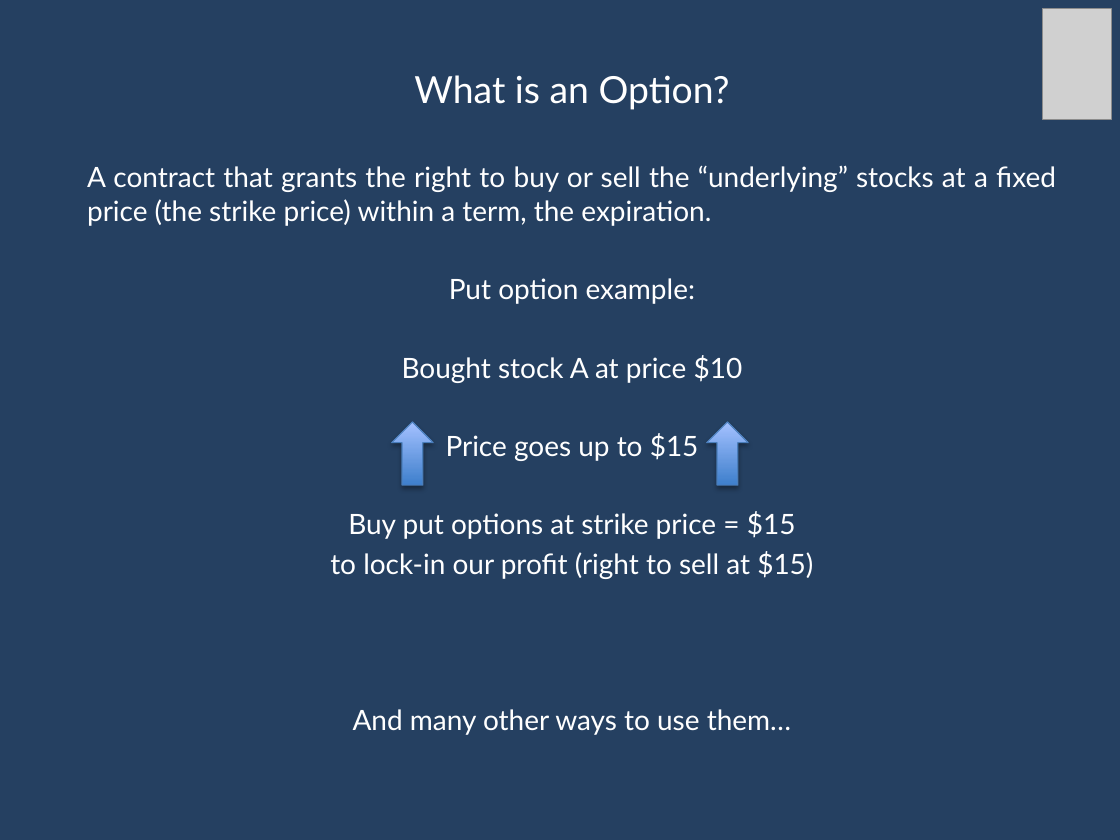
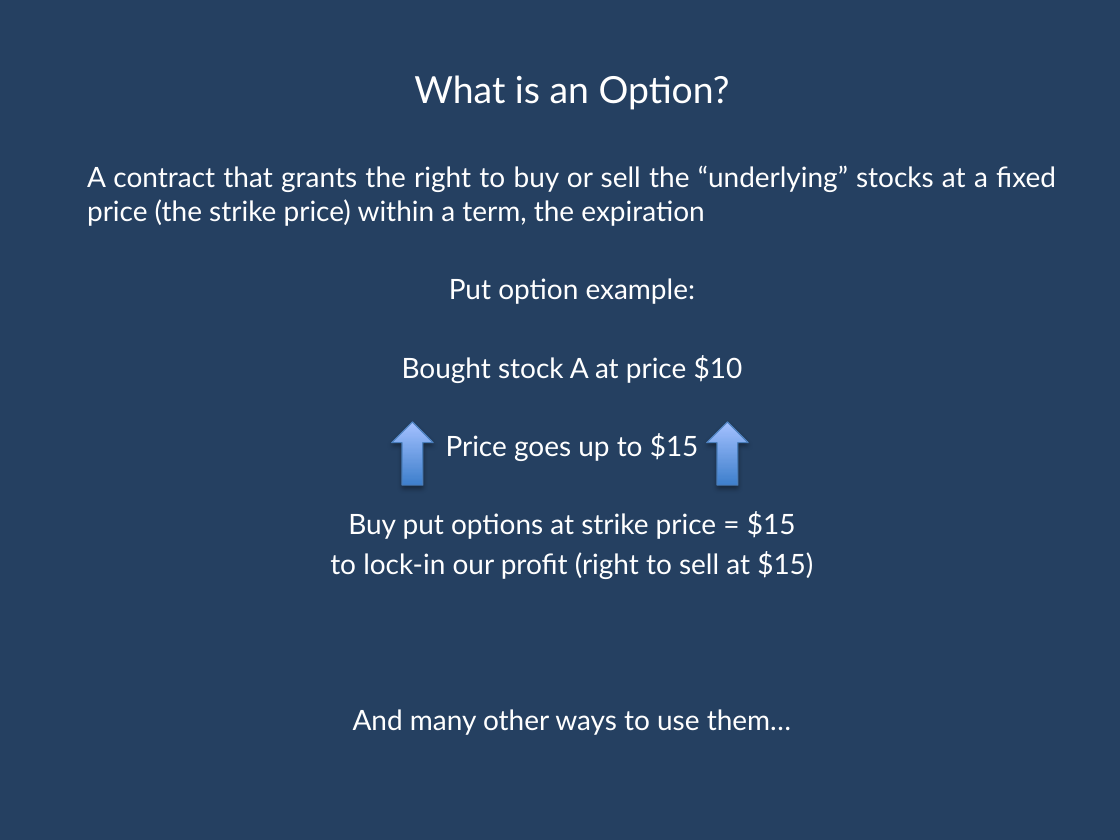
Before and after one commit to marcolunardi/metis, a slide deck: slide 2 of final_project/Metis Kojak.pptx. Drawn at 1120x840 pixels with LibreOffice and Linux fonts; fonts in the diff are those of the drawing; grey boxes stand for pictures. Boxes give left, top, right and bottom in pixels: in the first picture for what was removed or moved away, otherwise in the second. Text is boxed around its words. In the diff, an @@ line names an element or a change of style, - is before the commit and + after.

```diff
--- a/final_project/Metis Kojak.pptx
+++ b/final_project/Metis Kojak.pptx
@@ picture removed at (1043, 9, 1111, 120) @@
@@ text at (87, 165, 1056, 226): text changed @@
-A contract that grants the right to buy or sell the “underlying” stocks at a fixed price (the strike price) within a term, the expiration.
+A contract that grants the right to buy or sell the “underlying” stocks at a fixed price (the strike price) within a term, the expiration
```
Also in this commit, not shown: 8 other slides changed, 4 other files.
